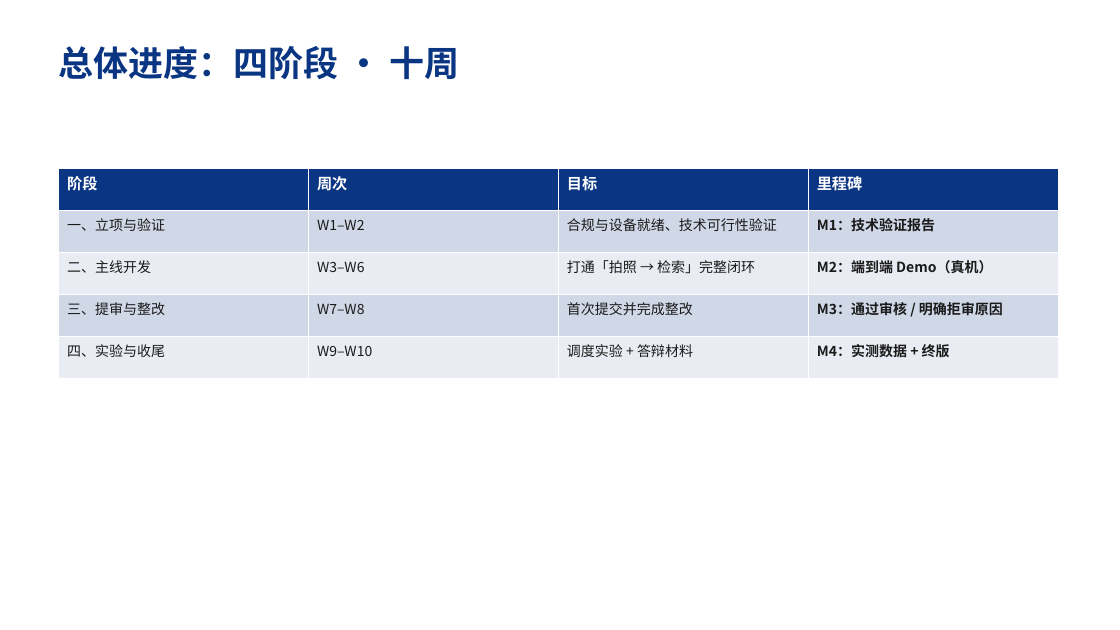
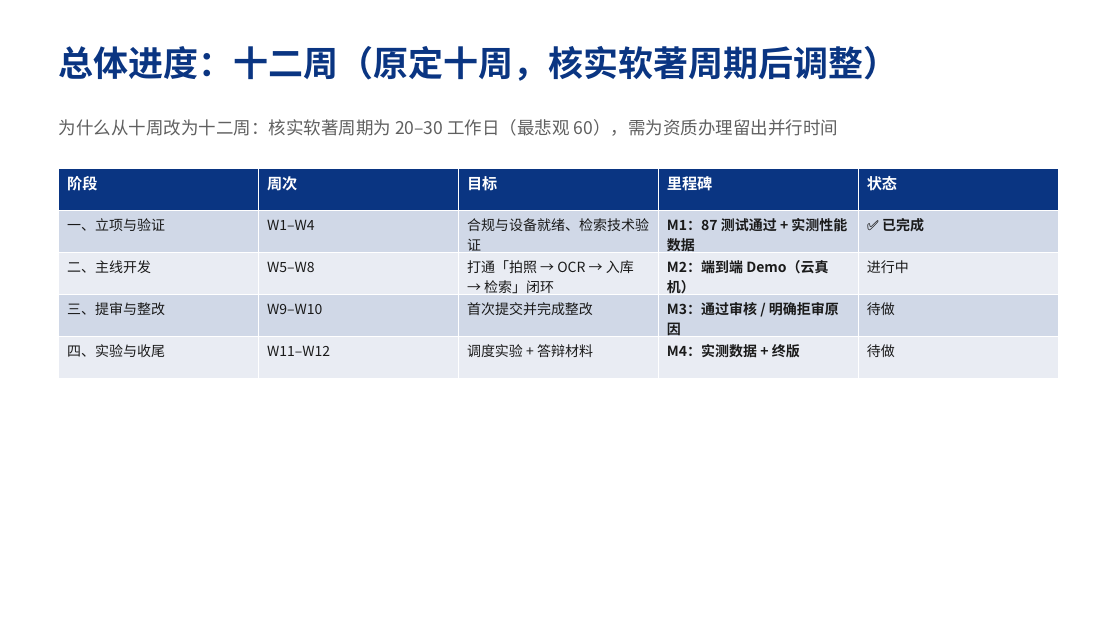
Before and after one commit to CCodeDong/agentbudget, a slide deck: slide 25 of deliverables/移动应用开发/立项.pptx (slide 24 before the commit). Drawn at 1120x630 pixels with LibreOffice and Linux fonts; fonts in the diff are those of the drawing. Boxes give left, top, right and bottom in pixels: in the first picture for what was removed or moved away, otherwise in the second. Text is boxed around its words. In the diff, an @@ line names an element or a change of style, - is before the commit and + after.

Commit message:
两份立项 PPT 加入真实进度（按 A 的结构 + B 的实际状态）
移动应用开发（29 页）
- 新增 P16 当前进展：offlinelib-core 1417 行 / 87 测试通过 / 真实 UI 643 行
- 重写 P15：从「计划验证」改为「已实测」——建库 489ms、检索 22ms、增量删除快 560 倍
- P25 改为十二周并说明原因（软著 20-30 工作日）；P26/P27 拆为已完成与待做

仓颉（18 页）
- 新增 P8 当前进展：1678 行 / 29 测试 / 88.6% 行覆盖 / 3960 次实验 / 正反实验已得结论
- 保留原稿结构与老师认可的部分不动

两份修改说明同步更新页数与待办

```diff
--- a/deliverables/移动应用开发/立项.pptx
+++ b/deliverables/移动应用开发/立项.pptx
@@ text at <box>59,46,899,81</box>: text changed @@
-总体进度：四阶段 · 十周
+总体进度：十二周（原定十周，核实软著周期后调整）
@@ text added at <box>59,119,838,136</box>, 15 pt, text #606060 @@
+为什么从十周改为十二周：核实软著周期为 20–30 工作日（最悲观 60），需为资质办理留出并行时间
@@ table at <box>59,168,1059,378</box> @@
-column 2: 周次 | W1–W2 | W3–W6 | W7–W8 | W9–W10
-column 3: 目标 | 合规与设备就绪、技术可行性验证 | 打通「拍照 → 检索」完整闭环 | 首次提交并完成整改 | 调度实验 + 答辩材料
-column 4: 里程碑 | M1：技术验证报告 | M2：端到端 Demo（真机） | M3：通过审核 / 明确拒审原因 | M4：实测数据 + 终版
+column 2: 周次 | W1–W4 | W5–W8 | W9–W10 | W11–W12
+column 3: 目标 | 合规与设备就绪、检索技术验证 | 打通「拍照 → OCR → 入库 → 检索」闭环 | 首次提交并完成整改 | 调度实验 + 答辩材料
+column 4: 里程碑 | M1：87 测试通过 + 实测性能数据 | M2：端到端 Demo（云真机） | M3：通过审核 / 明确拒审原因 | M4：实测数据 + 终版
+column 5: 状态 | ✅ 已完成 | 进行中 | 待做 | 待做
```
Also in this commit, not shown: 2 other slides changed, 3 slides added, 2 slides removed, 6 other files.
